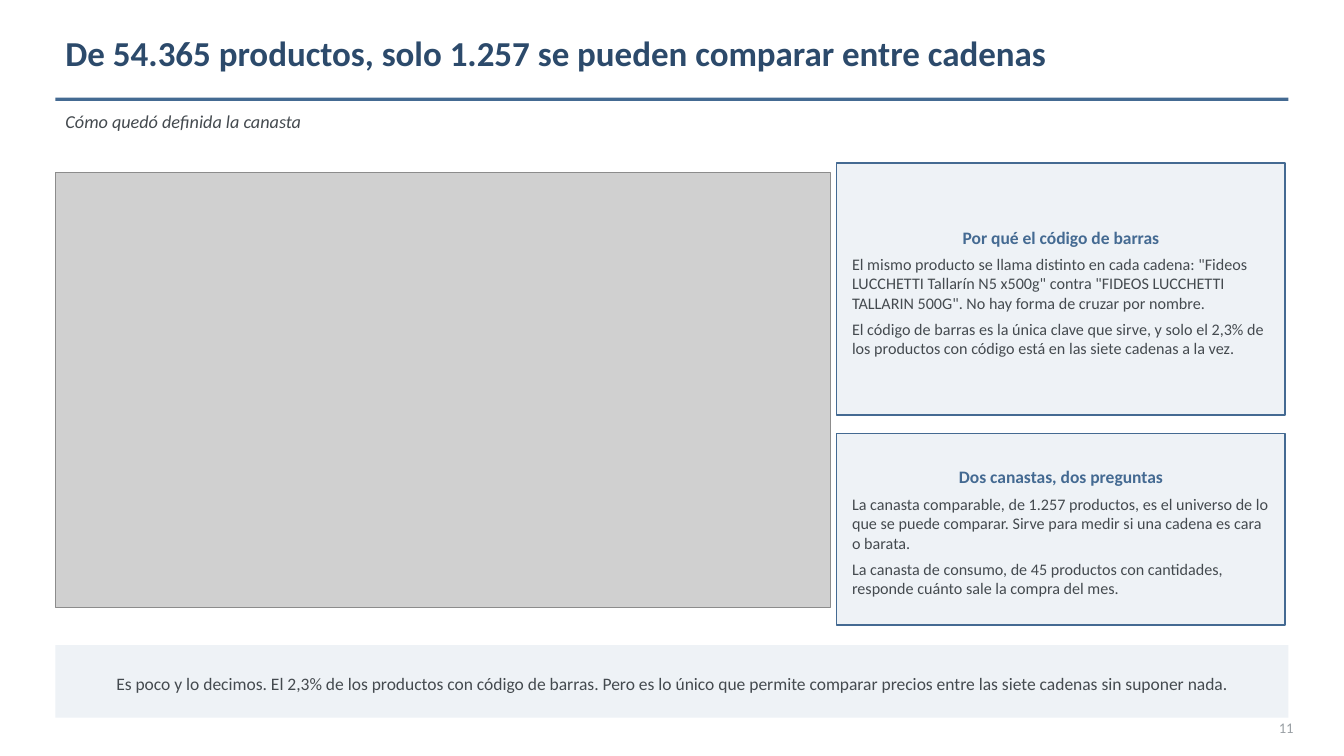
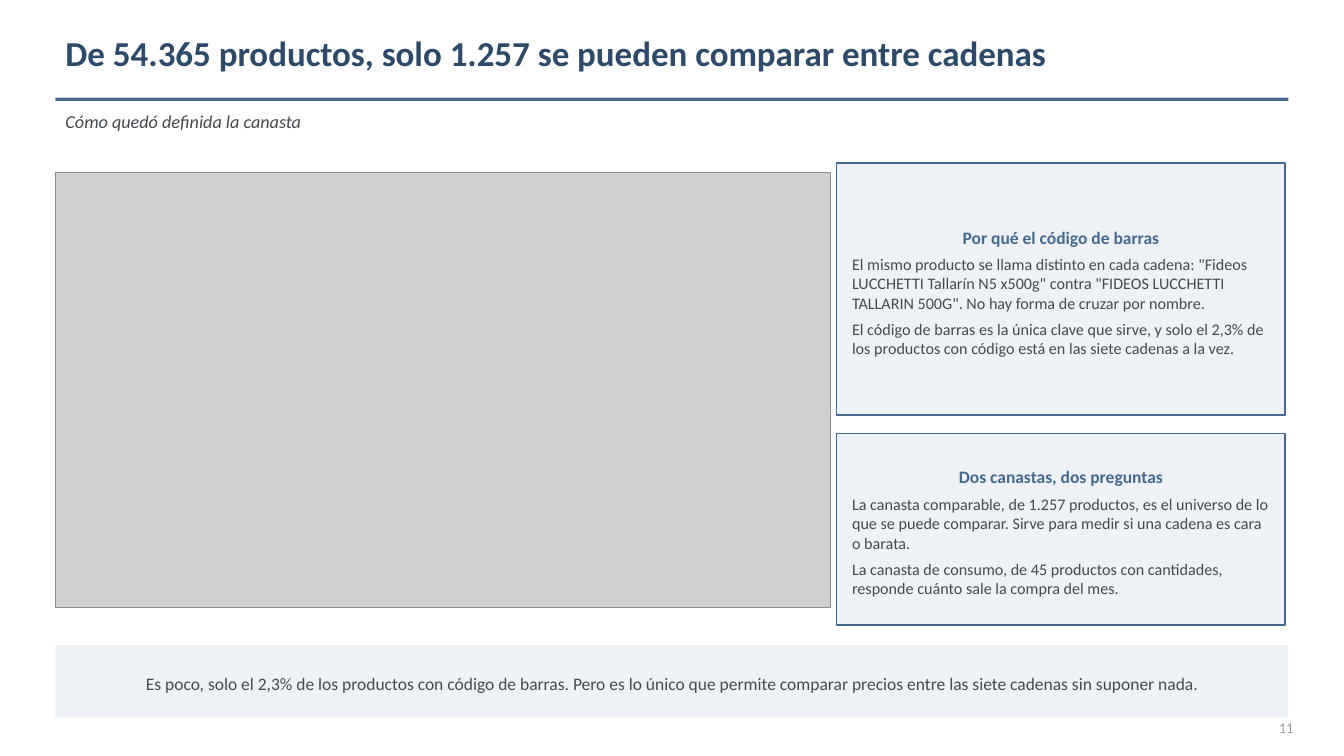
Before and after one commit to solguerrero0501-ux/tp-grupo03, a slide deck: slide 11 of presentacion/TP_CienciaDeDatos_EntregaFinal_Grupo3.pptx. Drawn at 1344x756 pixels with LibreOffice and Linux fonts; fonts in the diff are those of the drawing; grey boxes stand for pictures. Boxes give left, top, right and bottom in pixels: in the first picture for what was removed or moved away, otherwise in the second. Text is boxed around its words. In the diff, an @@ line names an element or a change of style, - is before the commit and + after.

```diff
--- a/presentacion/TP_CienciaDeDatos_EntregaFinal_Grupo3.pptx
+++ b/presentacion/TP_CienciaDeDatos_EntregaFinal_Grupo3.pptx
@@ text in rectangle at [146, 678, 1198, 693]: text changed @@
-Es poco y lo decimos. El 2,3% de los productos con código de barras. Pero es lo único que permite comparar precios entre las siete cadenas sin suponer nada.
+Es poco, solo el 2,3% de los productos con código de barras. Pero es lo único que permite comparar precios entre las siete cadenas sin suponer nada.
```
Also in this commit, not shown: 21 other slides changed.
